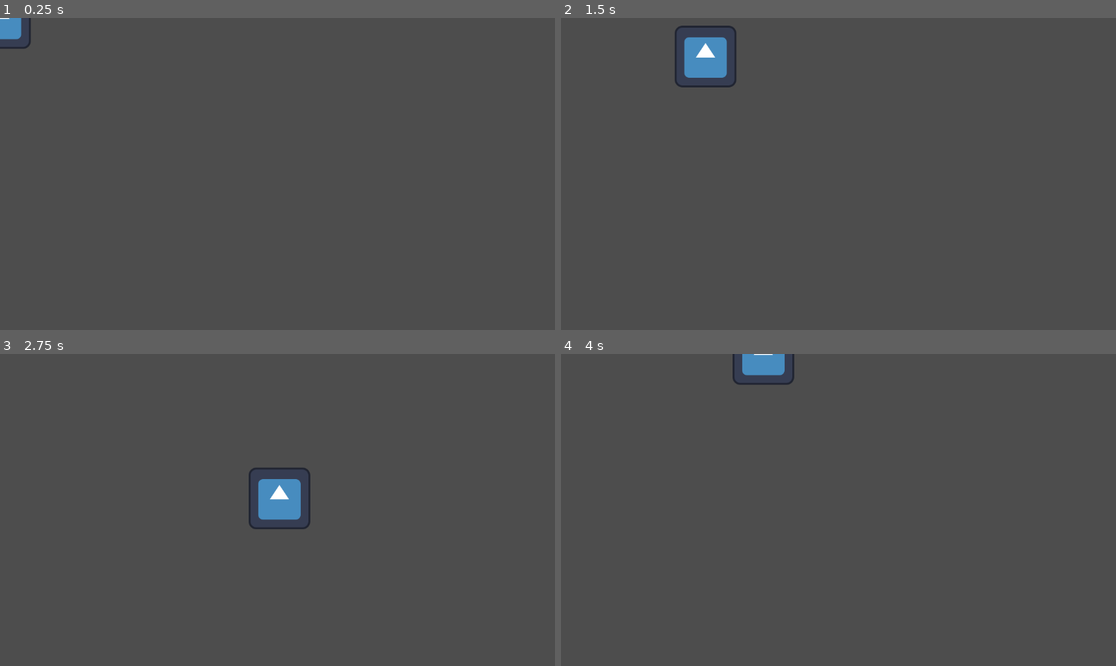
Above: before the commit, frames 1-4 (two rows, left to right).
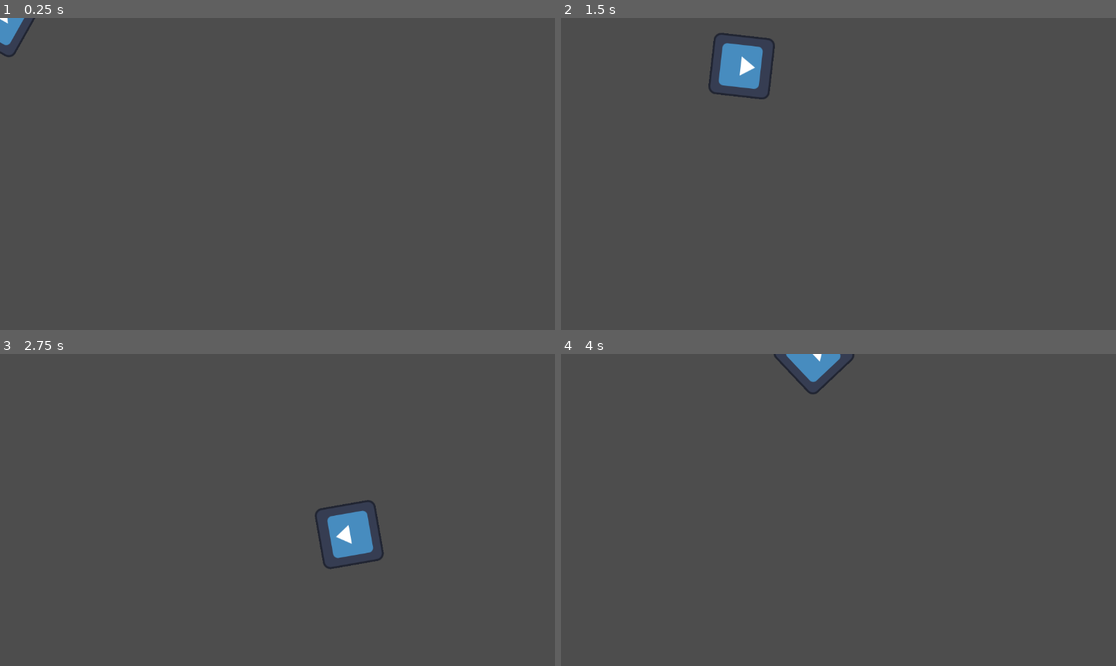
Above: after the commit, the same moments.

Repository: TheWhiteWolf0/Shooter-Game
Game: Godot game, scene res://Scenes/node_2d.tscn
Same seed, same stepped clock (60 frames per second), same inputs: the game is played once before the commit and once after it. The engine's default icon, where the game draws it, is replaced by a stand-in: a white triangle on a blue panel in a dark square.
Inputs (mouse positions are in pixels of both pictures, inside the frame that each line leads up to):
- Up to frame 1 (0.25 s): no input
- Up to frame 2 (1.5 s): tap Enter at 0.5 s; move the mouse to (960, 158) at 0.52 s; hold D (Right) 0.53-1.28 s; click (960, 158) at 0.6 s; move the mouse to (727, 189) at 1.27 s; hold S (Down) from 1.28 s (still down); click (727, 189) at 1.35 s
- Up to frame 3 (2.75 s): move the mouse to (333, 441) at 2.02 s; release S (Down) at 2.03 s; hold D (Right) from 2.03 s (still down); click (333, 441) at 2.1 s
- Up to frame 4 (4 s): move the mouse to (810, 572) at 2.77 s; release D (Right) at 2.78 s; hold W (Up) 2.78-3.53 s; click (810, 572) at 2.85 s; move the mouse to (1005, 556) at 3.52 s; hold A (Left) from 3.53 s (still down); click (1005, 556) at 3.6 s

The runs differ from the first frame. In frame 1, 0.2% of the frame differs, in the area x 0-7%, y 0-13%; in frame 2, 2.2%; in frame 3, 2.6%, in the area x 44-70%, y 36-70%; in frame 4, 1.3%.

Commit message:
Player looks at mouse position
look_at(get_global_mouse_position())
so simple

Diff:
--- a/shootergame/Scripts/Player_Script.gd
+++ b/shootergame/Scripts/Player_Script.gd
@@ -8,7 +8,7 @@
 
 #@onready var animated_sprite_2d: AnimatedSprite2D =$"."
 
-@export var speed = 400
+@export var speed = 500
 #var MousePos:float = get_global_mouse_position().x
 
 func get_input():
@@ -21,6 +21,8 @@
 
 
 
-	if Input.is_action_just_pressed("Shoot"):
-		get_global_mouse_position()
-		print()
+	#if Input.is_action_just_pressed("Shoot"):
+	#	get_global_mouse_position()
+	#	print()
+
+	look_at(get_global_mouse_position())
